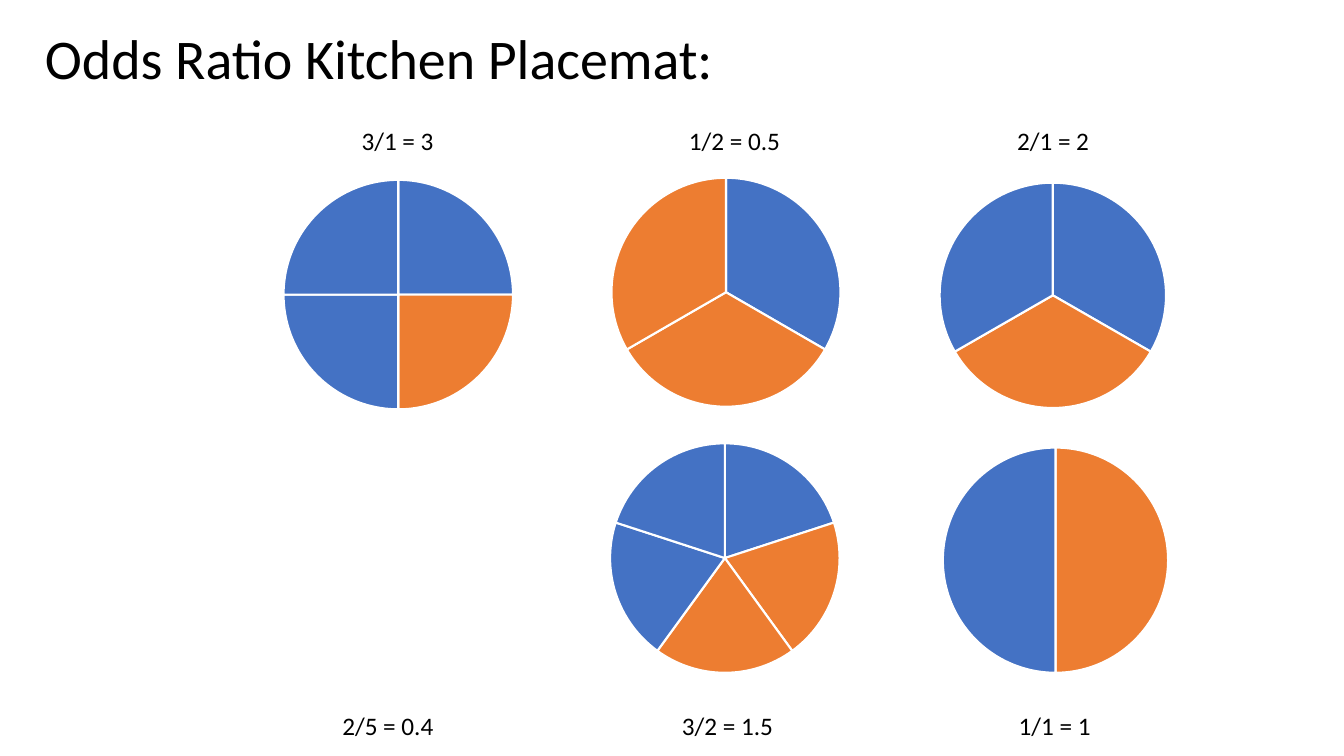
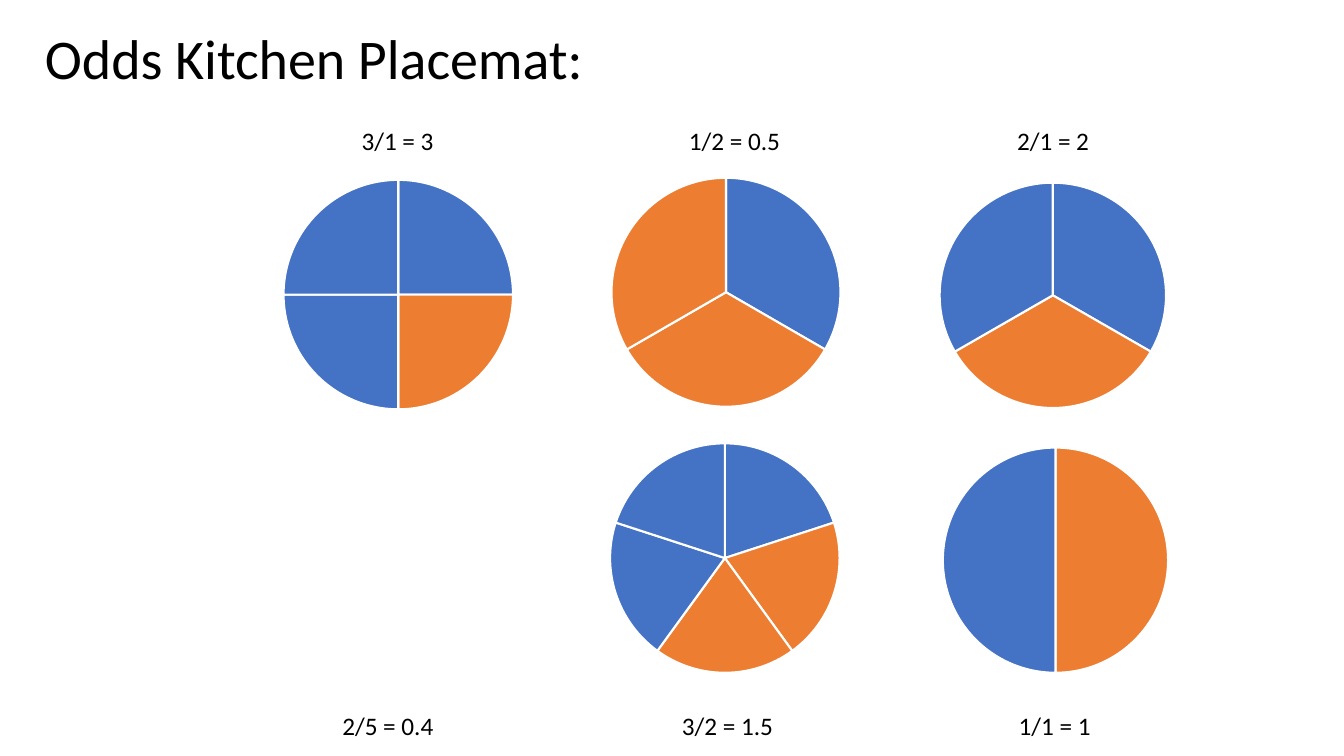
Before and after one commit to hardin47/st47s-and-d47a, a slide deck: slide 2 of content/blog/2021-07-18-rr-and-or/placemats.pptx. Drawn at 1344x756 pixels with LibreOffice and Linux fonts; fonts in the diff are those of the drawing. Boxes give left, top, right and bottom in pixels: in the first picture for what was removed or moved away, otherwise in the second. Text is boxed around its words. In the diff, an @@ line names an element or a change of style, - is before the commit and + after.

```diff
--- a/content/blog/2021-07-18-rr-and-or/placemats.pptx
+++ b/content/blog/2021-07-18-rr-and-or/placemats.pptx
@@ text at [45,40,583,80]: text changed @@
-Odds Ratio Kitchen Placemat:
+Odds Kitchen Placemat:
```
Also in this commit, not shown: 1 other slide changed, 6 other files.
